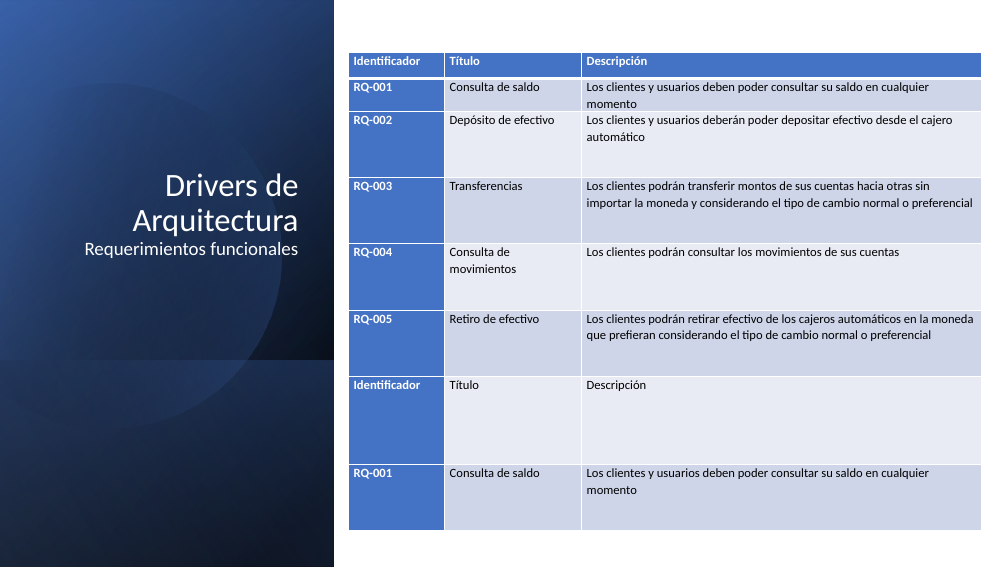
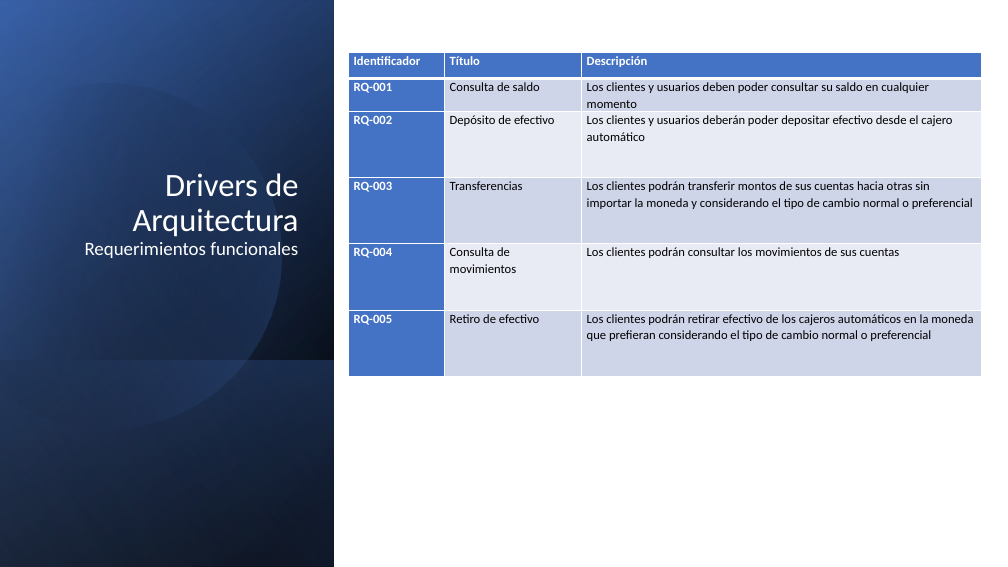
Before and after one commit to carlos-aliaga/ATM, a slide deck: slide 7 of docs/Cajero multi moneda.pptx (slide 6 before the commit). Drawn at 1008x567 pixels with LibreOffice and Linux fonts; fonts in the diff are those of the drawing. Boxes give left, top, right and bottom in pixels: in the first picture for what was removed or moved away, otherwise in the second. Text is boxed around its words. In the diff, an @@ line names an element or a change of style, - is before the commit and + after.

```diff
--- a/docs/Cajero multi moneda.pptx
+++ b/docs/Cajero multi moneda.pptx
@@ table at (348, 53, 981, 375) @@
-row 7: Identificador | Título | Descripción
-row 8: RQ-001 | Consulta de saldo | Los clientes y usuarios deben poder consultar su saldo en cualquier momento
```
Also in this commit, not shown: 3 other slides changed, 3 slides added, 1 slide removed, 1 other file.
